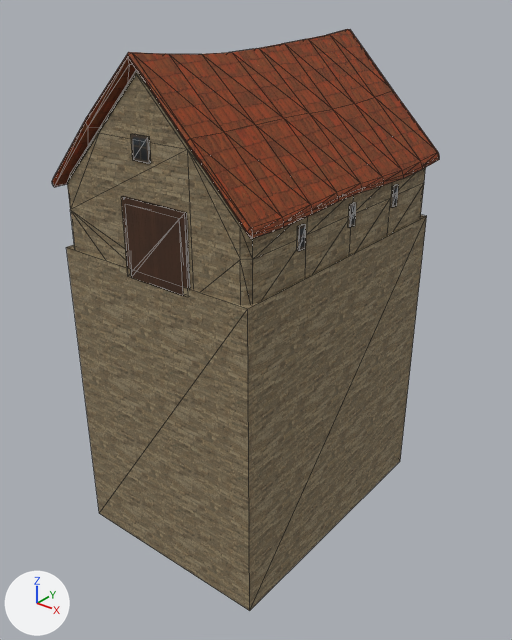
The glTF model assets/3D/buildings/byre/byre.glb as it was, and as the next commit left it.
The view is the same before and after, from a 50 mm lens placed at (23.3, -29.3, 13.1), pointed at (0.2, -0.4, -4.8). Every picture has the same lights, and +X, +Y and +Z are marked at lower left. The first picture is the older version. Mesh edges are drawn as thin lines. Vertices at exactly the same position are counted once.

In view in the first picture: 'byre_export'.
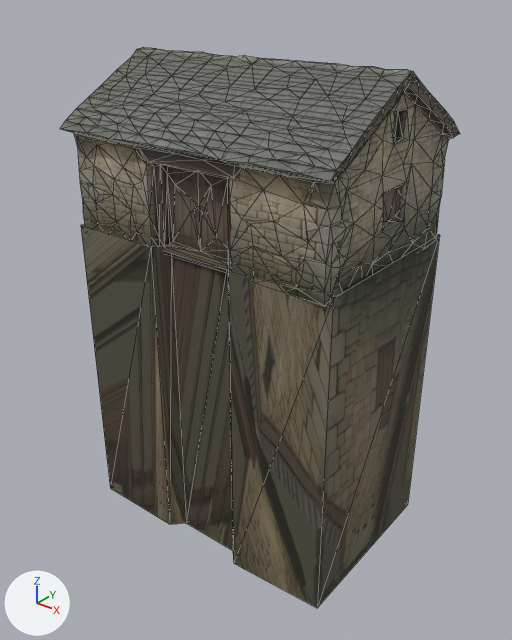
The edits, one by one:
Picture 'byre_atlas' (img_byre_atlas) is new.
Material 'hh_wall_byre' (mat_hh_wall_byre) is new.
Uses the picture img_byre_atlas.
Material 'hh_slate_byre' (mat_hh_slate_byre) is new.
Uses the picture img_byre_atlas.
me_byre_029 is used by ob_byre_export; location (0.0, 0.0, 0.0).
me_byre_029 had 328 vertices, 608 faces and spanned x -6.4..6.4, y -8.5..8.5, z -17.2..10.3.
me_byre_029 no longer uses material mat_hh_void.
me_byre_029 no longer uses material mat_hh_wall_rubble.
me_byre_029 no longer uses material mat_hh_roof_orange_brown.
me_byre_029 no longer uses material mat_hh_timber.
me_byre_029 now has 630 vertices, 1252 faces and spans x -8.5..8.5, y -6.0..6.0, z -18.1..9.5.
me_byre_029 part 1: the loose piece of 164 vertices spanning x -6.4..6.4, y -8.5..8.5, z 3.5..10.3 is rebuilt with 602 vertices and now spans x -8.5..8.5, y -6.0..6.0, z 0.0..9.5.
me_byre_029 part 2: the loose piece of 8 vertices spanning x -6.1..6.1, y -8.3..8.3, z -17.2..0.4 is rebuilt with 28 vertices and now spans x -8.3..8.3, y -5.5..5.5, z -18.1..0.5, in mat_hh_wall_byre.
me_byre_029 part 3: 10 loose pieces with 156 vertices, spanning x -6.0..6.0, y -8.3..8.1, z 0.0..9.6, are deleted.
me_byre_029 gains material mat_hh_slate_byre.
me_byre_029 gains material mat_hh_wall_byre.

What differs and where, as boxes (x1, y1, x2, y2) in the pictures (512 x 640 px):
'byre_export', reshaped: before (52, 29, 439, 611); after (60, 47, 460, 608)
part 1 of me_byre_029, rebuilt (24% taller): before (52, 29, 439, 239); after (60, 47, 460, 307)
part 2 of me_byre_029, rebuilt: before (66, 215, 427, 611); after (81, 224, 440, 608)
part 3 of me_byre_029, deleted (brown): before (67, 70, 426, 305)
